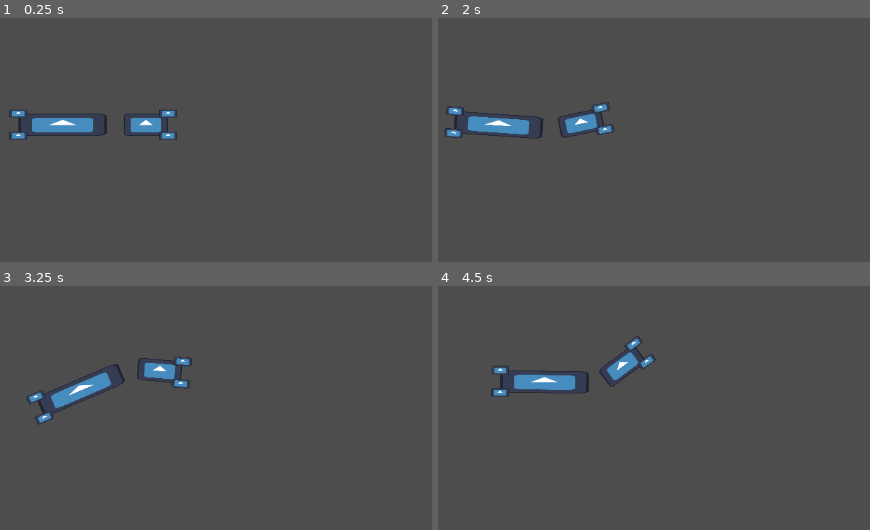
Above: before the commit, frames 1-4 (two rows, left to right).
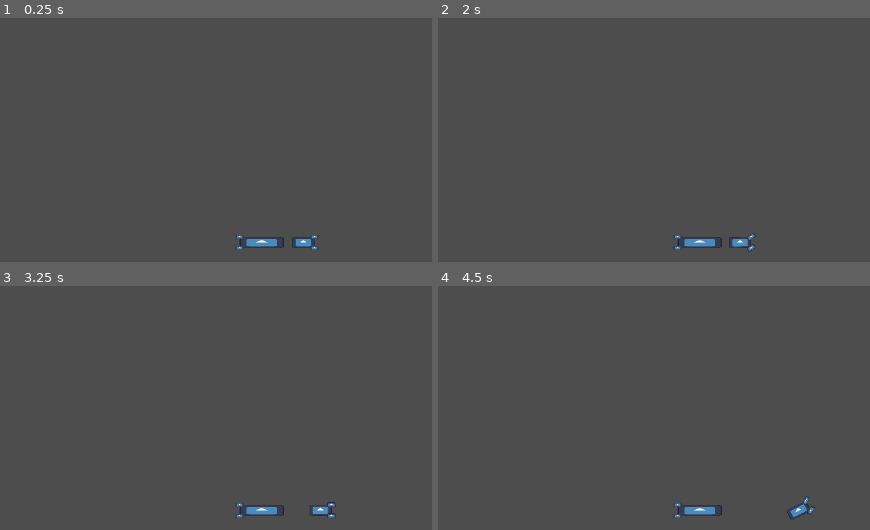
Above: after the commit, the same moments.

Repository: ctrostel90/city_fire
Game: Godot game, scene res://base_scene.tscn
Same seed, same stepped clock (60 frames per second), same inputs: the game is played once before the commit and once after it. The engine's default icon, where the game draws it, is replaced by a stand-in: a white triangle on a blue panel in a dark square.
Inputs:
- Up to frame 1 (0.25 s): no input
- Up to frame 2 (2 s): tap Enter at 0.5 s; hold D (steer_right) 0.53-1.28 s; hold S (braking) 0.53-1.28 s; tap Space at 1.25 s; hold A (steer_left) from 1.28 s (still down); tap Down (braking_tiller) at 1.35 s
- Up to frame 3 (3.25 s): release A (steer_left) at 2.03 s; hold D (steer_right) 2.03-2.78 s; hold S (braking) 2.03-2.78 s; tap Enter at 2.75 s; hold W (accelerate) from 2.78 s (still down); tap Down (braking_tiller) at 2.85 s
- Up to frame 4 (4.5 s): release W (accelerate) at 3.53 s; hold S (braking) 3.53-4.28 s; hold A (steer_left) from 3.53 s (still down); tap Down (braking_tiller) at 4.35 s

The runs differ from the first frame. In frame 1, 2.6% of the frame differs, in the area x 2-74%, y 37-96%; in frame 2, 2.7%; in frame 3, 2.7%, in the area x 6-78%, y 29-96%; in frame 4, 2.7%.

Commit message:
seeing a trend

Diff:
--- a/city-fire/base_scene.tscn
+++ b/city-fire/base_scene.tscn
@@ -6,3 +6,6 @@
 
 [node name="FireTruck" parent="." unique_id=803625039 instance=ExtResource("1_57xsf")]
 position = Vector2(329, 154)
+
+[node name="Camera2D" type="Camera2D" parent="FireTruck" unique_id=1062867792]
+zoom = Vector2(0.5, 0.5)
--- a/city-fire/engine_controller.gd
+++ b/city-fire/engine_controller.gd
@@ -25,7 +25,7 @@
 @export var max_steer_angle: float = 30.0 # degrees, for front-wheel visuals only
 @export var steer_speed: float = 4.0 # visual angle interpolation speed
 @export var turn_torque: float = 4000.0 # yaw torque strength while moving
-
+@export var steering_speed_scale : float = 100.0
 @export_group("Grip")
 @export var lateral_grip: float = 10.0 # how strongly sideways sliding is cancelled (0 = ice, high = glued)
 
@@ -33,11 +33,18 @@
 @export var sprite_fl: Node2D
 @export var sprite_fr: Node2D
 
+
+@export_group("Self-Alignment")
+@export var angular_damping: float = 3.0     # bleeds off leftover spin
+@export var align_strength: float = 800.0    # weathervanes heading toward velocity direction
+@export var align_min_speed: float = 20.0    # only align above this speed, so parking-lot turns aren't fought
+
 var _current_steer_angle: float = 0.0
 
 
 func _physics_process(delta: float) -> void:
 	_handle_steering(delta)
+	_apply_self_alignment(delta)
 	_handle_throttle()
 	_apply_lateral_grip(delta)
 
@@ -51,15 +58,23 @@
 	var target_angle := steer_input * max_steer_angle
 	_current_steer_angle = move_toward(_current_steer_angle, target_angle, steer_speed * max_steer_angle * delta)
 
-	if sprite_fl:
-		sprite_fl.rotation = deg_to_rad(_current_steer_angle)
-	if sprite_fr:
-		sprite_fr.rotation = deg_to_rad(_current_steer_angle)
+	sprite_fl.rotation = deg_to_rad(_current_steer_angle)
+	sprite_fr.rotation = deg_to_rad(_current_steer_angle)
 
 	var forward_speed := linear_velocity.dot(_forward_dir())
 	var steer_ratio := _current_steer_angle / max_steer_angle
-	var speed_sign := signf(forward_speed) if abs(forward_speed) > 0.1 else 1.0
-	apply_torque(steer_ratio * turn_torque * speed_sign)
+	# var speed_sign := signf(forward_speed) if abs(forward_speed) > 0.1 else 1.0
+	var speed_sign := 1.0
+	var speed_factor := clampf(linear_velocity.length()/ steering_speed_scale,0.0,1.0)
+	apply_torque(steer_ratio * turn_torque * speed_factor)
+
+func _apply_self_alignment(delta: float) -> void:
+	apply_torque(-angular_velocity * angular_damping)
+	var speed := linear_velocity.length()
+	if speed > align_min_speed:
+		var travel_dir := linear_velocity.normalized()
+		var angle_diff := transform.x.angle_to(travel_dir)
+		apply_torque(angle_diff * align_strength)
 
 
 func _handle_throttle() -> void:
@@ -77,7 +92,7 @@
 
 
 func _apply_lateral_grip(delta: float) -> void:
-	var forward_dir := _forward_dir()
+	var forward_dir := transform.x
 	var right_dir := forward_dir.orthogonal()
 	var lateral_speed := linear_velocity.dot(right_dir)
 	# Cancel the sideways component so the truck doesn't skate around like a puck.
--- a/city-fire/fire_truck.tscn
+++ b/city-fire/fire_truck.tscn
@@ -14,16 +14,22 @@
 
 [node name="PinJoint2D" type="PinJoint2D" parent="." unique_id=390390607]
 node_a = NodePath("../Engine")
-node_b = NodePath("../Tiller")
 
-[node name="Engine" type="RigidBody2D" parent="." unique_id=1008412961 node_paths=PackedStringArray("mesh_fl", "mesh_fr")]
+[node name="Engine" type="RigidBody2D" parent="." unique_id=1008412961 node_paths=PackedStringArray("sprite_fl", "sprite_fr")]
 position = Vector2(40, 0)
+mass = 5.0
 gravity_scale = 0.0
 linear_damp = 3.0
 script = ExtResource("1_jk3by")
+engine_force = 4000.0
 brake_force = 600.0
-mesh_fl = NodePath("front_wheel/left")
-mesh_fr = NodePath("front_wheel/right")
+max_steer_angle = 35.0
+steer_speed = 5.0
+turn_torque = 8000.0
+lateral_grip = 200.0
+sprite_fl = NodePath("front_wheel/left")
+sprite_fr = NodePath("front_wheel/right")
+align_strength = 400.0
 
 [node name="Sprite2D" type="Sprite2D" parent="Engine" unique_id=68373541]
 scale = Vector2(0.5, 0.25)
Not shown, added: opencode.jsonc
